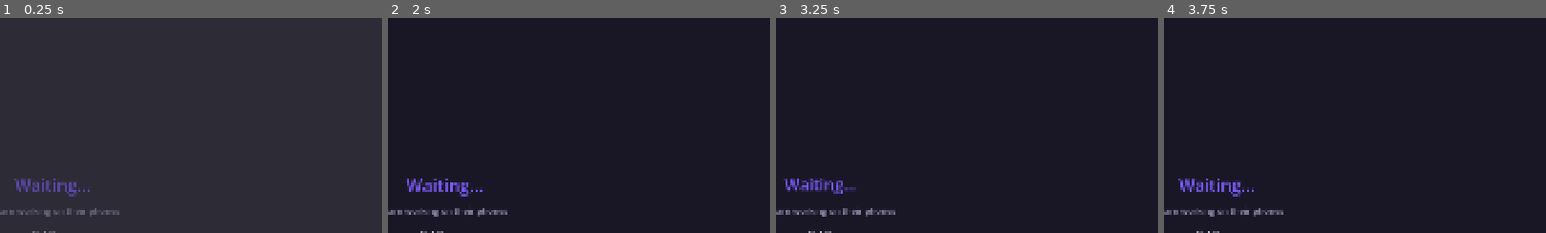
Above: before the commit, frames 1-4 (left to right).
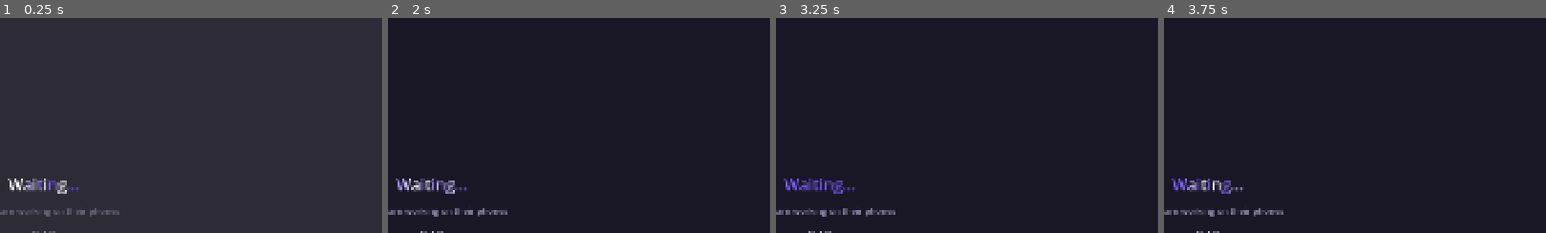
Above: after the commit, the same moments.

Repository: mjdegue/emoji-on-party
Game: Godot game, scene res://scenes/waiting_scene.tscn
Two runs of this game, one before a commit and one after it. Both use one fixed random seed, a clock stepped at 60 frames per second and the inputs below. This scene is started directly instead of the project's main scene.
Inputs:
- Up to frame 1 (0.25 s): no input
- Up to frame 2 (2 s): tap Enter at 0.5, 0.6, 1.35 s; tap Space at 0.77, 1.52 s; hold S from 1.28 s (still down)
- Up to frame 3 (3.25 s): release S at 2.03 s; tap Enter at 2.1, 2.85 s; tap Space at 3.02 s
- Up to frame 4 (3.75 s): hold S from 3.53 s (still down); tap Enter at 3.6 s
The pictures show only the part of the screen within x 44-94%, y 0-50%; the shares and areas given below are measured in that part.

The runs differ from the first frame. In frame 1, 0.9% of the frame differs, in the area x 2-24%, y 74-84%; in frame 2, 1.0%, in the area x 2-25%, y 74-84%; in frame 3, 0.6%; in frame 4, 0.9%.

Commit message:
Replace pulse animation with shimmer sweep
Adds a canvas_item shader that slides a bright highlight left-to-right
across text continuously. Applied to waiting screen title and emoji
display during decoy rounds. Replaces the grow/shrink pulse effect.

Co-Authored-By: Claude Opus 4.6 (1M context) <noreply@anthropic.com>

Diff:
--- a/godot/scripts/decoy_round_scene.gd
+++ b/godot/scripts/decoy_round_scene.gd
@@ -26,7 +26,7 @@
 	submission_progress.text = ""
 
 	UI.fade_in(self, 0.3)
-	UI.pulse(emoji_display)
+	UI.shimmer(emoji_display, UI.TEXT_COLOR, UI.PRIMARY)
 
 
 func set_sub_phase(sub_phase: String) -> void:
--- a/godot/scripts/theme_config.gd
+++ b/godot/scripts/theme_config.gd
@@ -82,7 +82,9 @@
 	tween.tween_property(node, "modulate:a", 1.0, duration * 0.6).set_ease(Tween.EASE_OUT)
 
 
-static func pulse(node: Control, scale: float = 1.08, duration: float = 0.8) -> void:
-	var tween := node.create_tween().set_loops()
-	tween.tween_property(node, "scale", Vector2(scale, scale), duration / 2.0).set_ease(Tween.EASE_IN_OUT).set_trans(Tween.TRANS_SINE)
-	tween.tween_property(node, "scale", Vector2.ONE, duration / 2.0).set_ease(Tween.EASE_IN_OUT).set_trans(Tween.TRANS_SINE)
+static func shimmer(label: Label, base: Color = PRIMARY, highlight: Color = Color.WHITE) -> void:
+	var mat := ShaderMaterial.new()
+	mat.shader = load("res://shaders/shimmer.gdshader")
+	mat.set_shader_parameter("base_color", base)
+	mat.set_shader_parameter("shimmer_color", highlight)
+	label.material = mat
--- a/godot/scripts/waiting_scene.gd
+++ b/godot/scripts/waiting_scene.gd
@@ -28,7 +28,7 @@
 	UI.style_label(progress_label, UI.FONT_SUBHEADING, UI.TEXT_COLOR)
 	_update_labels()
 	UI.fade_in(self)
-	UI.pulse(title_label)
+	UI.shimmer(title_label)
 
 
 func _update_labels() -> void:
--- /dev/null
+++ b/godot/shaders/shimmer.gdshader
@@ -0,0 +1,16 @@
+shader_type canvas_item;
+
+uniform vec4 base_color : source_color = vec4(0.49, 0.36, 0.99, 1.0);
+uniform vec4 shimmer_color : source_color = vec4(1.0, 1.0, 1.0, 1.0);
+uniform float speed : hint_range(0.1, 3.0) = 0.6;
+uniform float width : hint_range(0.05, 0.5) = 0.15;
+
+void fragment() {
+	float t = fract(TIME * speed);
+	float pos = t * (1.0 + width * 2.0) - width;
+	float dist = abs(UV.x - pos);
+	float shimmer = smoothstep(width, 0.0, dist);
+	vec4 tex = texture(TEXTURE, UV);
+	vec4 tinted = vec4(mix(base_color.rgb, shimmer_color.rgb, shimmer), tex.a);
+	COLOR = tinted;
+}
